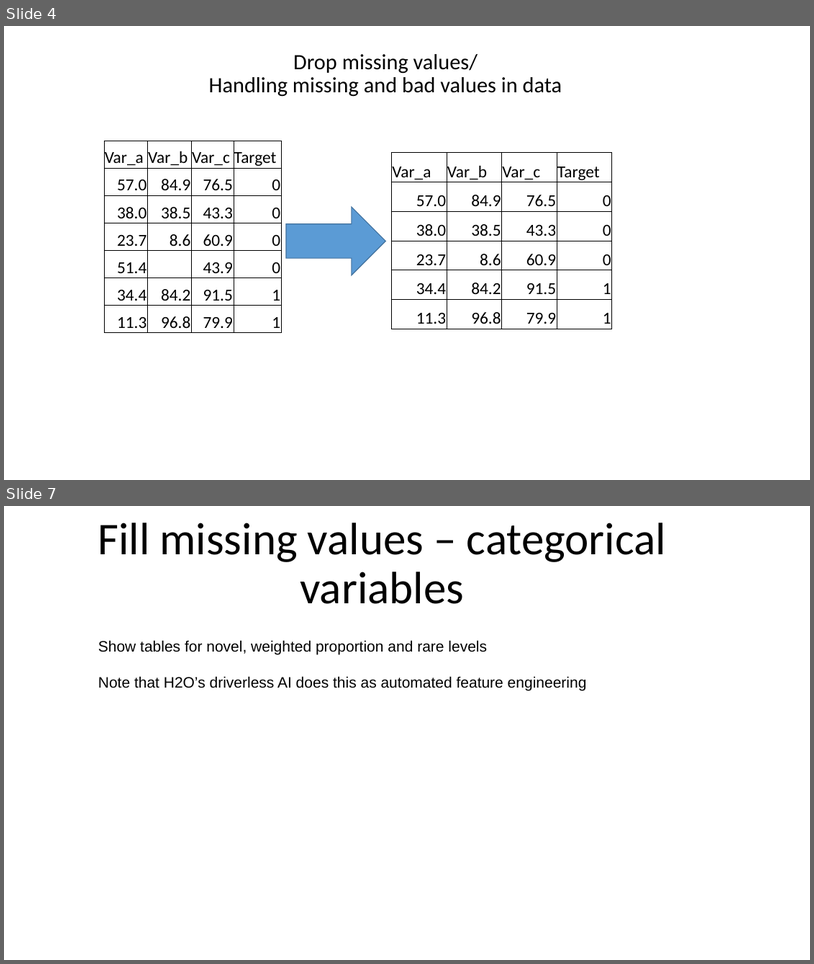
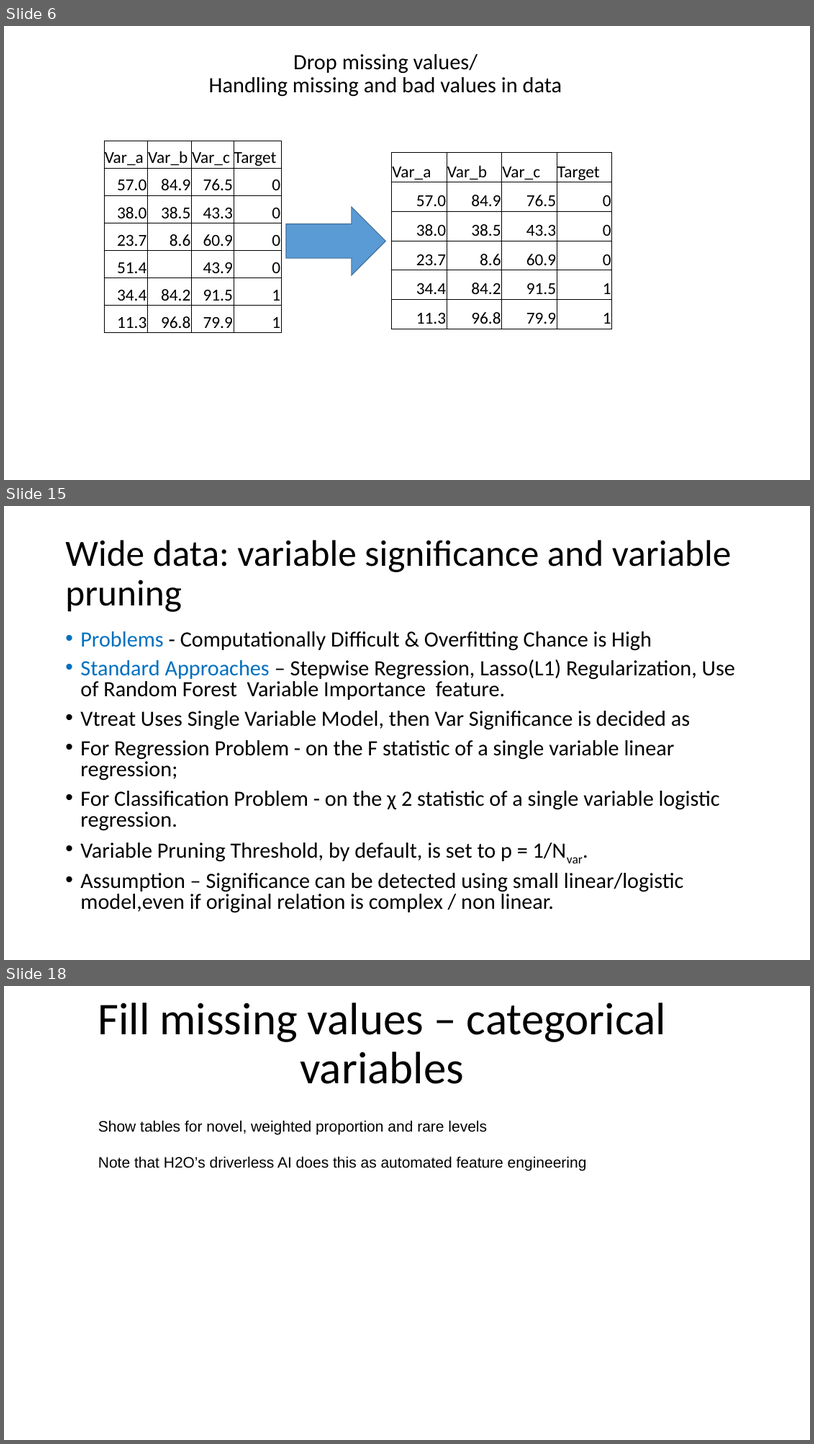
Before and after one commit to Vishnu1183/Data-Science-Tutorials, a slide deck: Vishnu-vtreat.pptx. Shown one above the other, each under a label of ours: slides 4 and 7 before the commit, slides 6, 15 and 18 after it; the slides between them are not shown. The pictures are 814x964 and 814x1444 pixels, drawn with LibreOffice and Linux fonts; fonts in the diff are those of the drawing. Boxes give left, top, right and bottom in pixels: in the first picture for what was removed or moved away, otherwise in the second. Text is boxed around its words. In the diff, an @@ line names an element or a change of style, - is before the commit and + after.

```diff
--- a/Vishnu-vtreat.pptx
+++ b/Vishnu-vtreat.pptx
@@ slide 15 added at bbox=[4, 506, 810, 960], background #FFFFFF @@
@@ title added at bbox=[65, 540, 731, 612], 44 pt, text #000000 @@
+Wide data: variable significance and variable pruning
@@ text added at bbox=[80, 631, 736, 913], 25.9 pt, text #000000 @@
+• Problems - Computationally Difficult & Overfitting Chance is High
+• Standard Approaches – Stepwise Regression, Lasso(L1) Regularization, Use of Random Forest Variable Importance feature.
+• Vtreat Uses Single Variable Model, then Var Significance is decided as
+• For Regression Problem - on the F statistic of a single variable linear regression;
+• For Classification Problem - on the χ 2 statistic of a single variable logistic regression.
+• Variable Pruning Threshold, by default, is set to p = 1/Nvar.
+• Assumption – Significance can be detected using small linear/logistic model,even if original relation is complex / non linear.
@@ what was slide 4 is now slide 6 @@
@@ what was slide 7 is now slide 18 @@
```
Also in this commit, not shown: 2 slides changed, 11 other slides added, 2 slides removed, 1 other file.
